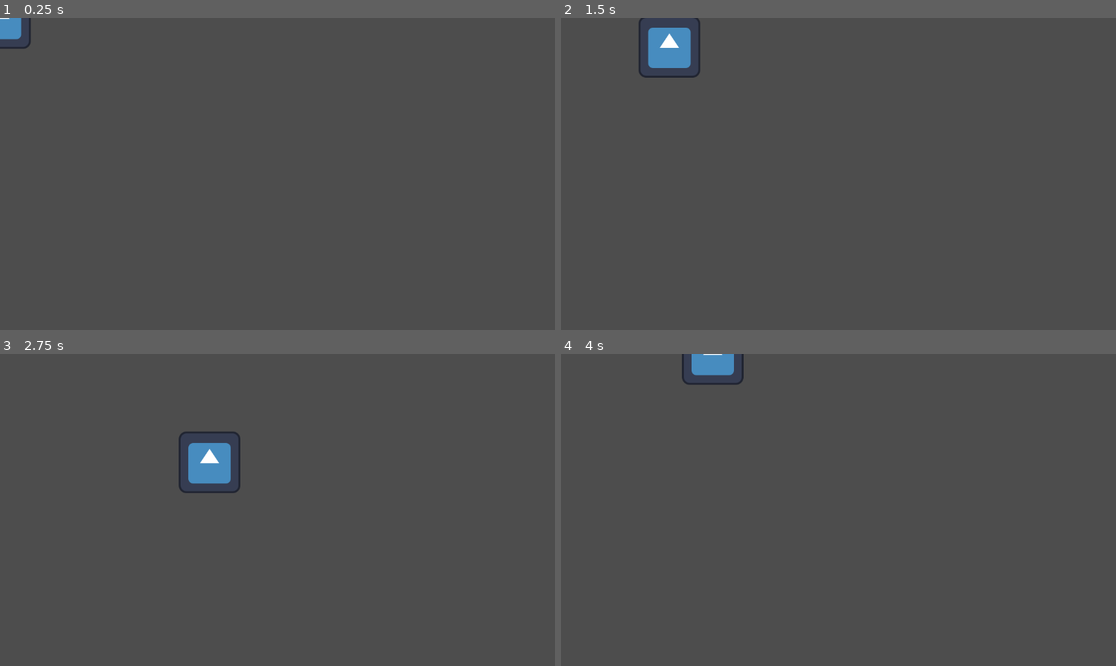
Above: before the commit, frames 1-4 (two rows, left to right).
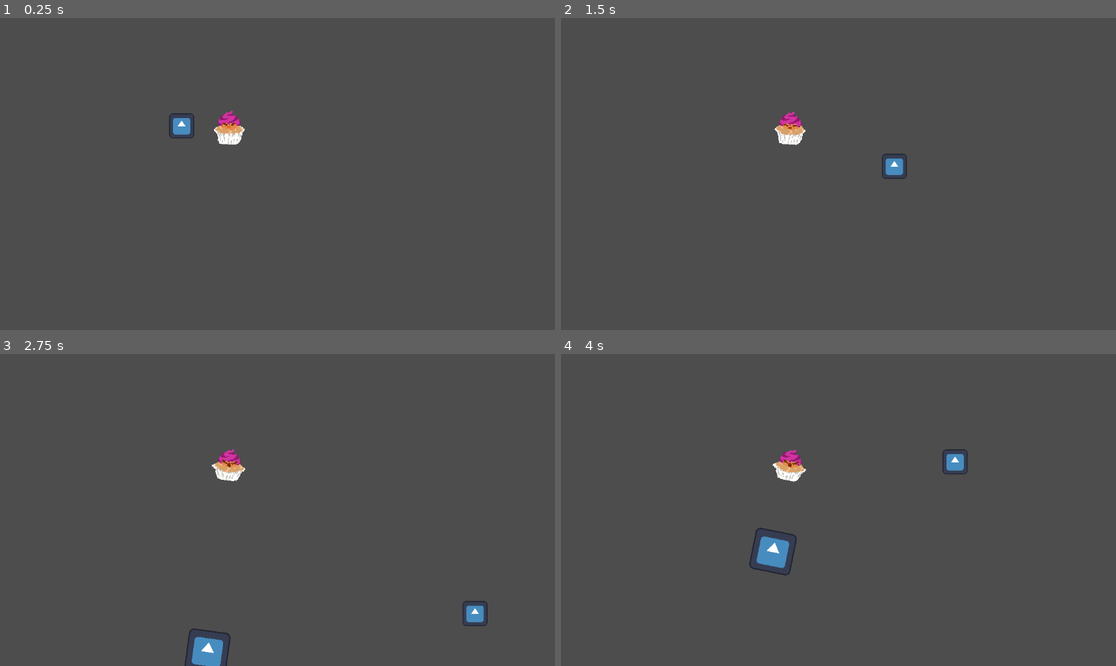
Above: after the commit, the same moments.

Repository: eevicteen/godot-projects
Game: Godot game, scene res://main.tscn
Same seed, same stepped clock (60 frames per second), same inputs: the game is played once before the commit and once after it. Before the commit the project starts from res://player.tscn. The engine's default icon, where the game draws it, is replaced by a stand-in: a white triangle on a blue panel in a dark square.
Inputs:
- Up to frame 1 (0.25 s): no input
- Up to frame 2 (1.5 s): tap Enter at 0.5 s; hold Right (ui_right) 0.53-1.28 s; hold Down (ui_down) from 1.28 s (still down)
- Up to frame 3 (2.75 s): release Down (ui_down) at 2.03 s; hold Right (ui_right) from 2.03 s (still down)
- Up to frame 4 (4 s): release Right (ui_right) at 2.78 s; hold Up (ui_up) 2.78-3.53 s; hold Left (ui_left) from 3.53 s (still down)

The runs differ from the first frame. In frame 1, 1.0% of the frame differs, in the area x 0-45%, y 0-41%; in frame 2, 1.8%; in frame 3, 2.2%, in the area x 32-88%, y 24-100%; in frame 4, 1.9%.

Commit message:
implemented bullet physics and instantiation under cupcake mob

Diff:
--- /dev/null
+++ b/schmup/bullet.gd
@@ -0,0 +1,21 @@
+extends Area2D
+
+var dir: float
+var spawn_pos: Vector2
+var spawn_rot: float
+var type: String
+const SPEED:= 400
+# Called when the node enters the scene tree for the first time.
+func _ready() -> void:
+	global_position = spawn_pos
+	global_rotation = spawn_rot
+	$AnimatedSprite2D.animation = type
+
+
+# Called every frame. 'delta' is the elapsed time since the previous frame.
+func _process(delta: float) -> void:
+	global_position += Vector2(0,SPEED).rotated(dir)*delta
+
+
+func _on_visible_on_screen_notifier_2d_screen_exited() -> void:
+	queue_free()
--- /dev/null
+++ b/schmup/bullet.tscn
@@ -0,0 +1,33 @@
+[gd_scene load_steps=5 format=3 uid="uid://ksq2wxcbudps"]
+
+[ext_resource type="Script" uid="uid://dy30qtw23a8c8" path="res://bullet.gd" id="1_v8qja"]
+[ext_resource type="Texture2D" uid="uid://dbitoa5t1exm0" path="res://icon.svg" id="1_xy1m7"]
+
+[sub_resource type="SpriteFrames" id="SpriteFrames_t4vbm"]
+animations = [{
+"frames": [{
+"duration": 1.0,
+"texture": ExtResource("1_xy1m7")
+}],
+"loop": true,
+"name": &"cupcake_bullet",
+"speed": 5.0
+}]
+
+[sub_resource type="RectangleShape2D" id="RectangleShape2D_xy1m7"]
+size = Vector2(58, 58)
+
+[node name="Bullet" type="Area2D"]
+script = ExtResource("1_v8qja")
+
+[node name="AnimatedSprite2D" type="AnimatedSprite2D" parent="."]
+scale = Vector2(0.46, 0.46)
+sprite_frames = SubResource("SpriteFrames_t4vbm")
+animation = &"cupcake_bullet"
+
+[node name="CollisionShape2D" type="CollisionShape2D" parent="."]
+shape = SubResource("RectangleShape2D_xy1m7")
+
+[node name="VisibleOnScreenNotifier2D" type="VisibleOnScreenNotifier2D" parent="."]
+
+[connection signal="screen_exited" from="VisibleOnScreenNotifier2D" to="." method="_on_visible_on_screen_notifier_2d_screen_exited"]
--- /dev/null
+++ b/schmup/cupcake_evil.gd
@@ -0,0 +1,26 @@
+extends Area2D
+
+@onready var bullet = load("res://bullet.tscn")
+@onready var main = get_node(".")
+
+# Called when the node enters the scene tree for the first time.
+func _ready() -> void:
+	$ShootTimer.start()
+
+# Called every frame. 'delta' is the elapsed time since the previous frame.
+func _process(delta: float) -> void:
+	global_rotation += 0.05*delta
+
+func _on_shoot_timer_timeout() -> void:
+	$AnimatedSprite2D.animation = "shoot"
+	$AnimatedSprite2D.play()
+
+
+func _on_animated_sprite_2d_animation_finished() -> void:
+	var cupcake_bullet = bullet.instantiate()
+	cupcake_bullet.dir = rotation
+	cupcake_bullet.spawn_pos = global_position
+	cupcake_bullet.spawn_rot = global_rotation
+	cupcake_bullet.type = "cupcake_bullet"
+	main.add_child(cupcake_bullet)
+	$ShootTimer.start()
--- /dev/null
+++ b/schmup/cupcake_evil.tscn
@@ -0,0 +1,65 @@
+[gd_scene load_steps=8 format=3 uid="uid://m607jsth10g6"]
+
+[ext_resource type="Script" uid="uid://dimwoirbct7s2" path="res://cupcake_evil.gd" id="1_sma8k"]
+[ext_resource type="Texture2D" uid="uid://ducuudpjmv500" path="res://assets/cupcake evil/cupcake evil1.png" id="1_vqped"]
+[ext_resource type="Texture2D" uid="uid://cjey8cfqrdjj5" path="res://assets/cupcake evil/cupcake evil2.png" id="2_sma8k"]
+[ext_resource type="Texture2D" uid="uid://b0xbqjvohcjc" path="res://assets/cupcake evil/cupcake evil3.png" id="3_a2fro"]
+[ext_resource type="PackedScene" uid="uid://ksq2wxcbudps" path="res://bullet.tscn" id="7_a2fro"]
+
+[sub_resource type="SpriteFrames" id="SpriteFrames_6e1rf"]
+animations = [{
+"frames": [],
+"loop": true,
+"name": &"new_animation",
+"speed": 5.0
+}, {
+"frames": [{
+"duration": 1.0,
+"texture": ExtResource("1_vqped")
+}, {
+"duration": 1.0,
+"texture": ExtResource("2_sma8k")
+}, {
+"duration": 0.3,
+"texture": ExtResource("3_a2fro")
+}],
+"loop": false,
+"name": &"shoot",
+"speed": 3.0
+}, {
+"frames": [{
+"duration": 1.0,
+"texture": ExtResource("1_vqped")
+}],
+"loop": true,
+"name": &"still",
+"speed": 5.0
+}]
+
+[sub_resource type="CircleShape2D" id="CircleShape2D_fn85y"]
+radius = 21.0
+
+[node name="MobCupcake" type="Area2D"]
+scale = Vector2(1.48, 1.48)
+script = ExtResource("1_sma8k")
+metadata/_edit_group_ = true
+
+[node name="AnimatedSprite2D" type="AnimatedSprite2D" parent="."]
+sprite_frames = SubResource("SpriteFrames_6e1rf")
+animation = &"shoot"
+
+[node name="CollisionShape2D" type="CollisionShape2D" parent="."]
+position = Vector2(1, 2)
+shape = SubResource("CircleShape2D_fn85y")
+
+[node name="ShootTimer" type="Timer" parent="."]
+one_shot = true
+
+[node name="Bullet" parent="." instance=ExtResource("7_a2fro")]
+
+[node name="ShootStartupTimer" type="Timer" parent="."]
+wait_time = 0.147
+one_shot = true
+
+[connection signal="animation_finished" from="AnimatedSprite2D" to="." method="_on_animated_sprite_2d_animation_finished"]
+[connection signal="timeout" from="ShootTimer" to="." method="_on_shoot_timer_timeout"]
--- a/schmup/main.tscn
+++ b/schmup/main.tscn
@@ -1,8 +1,13 @@
-[gd_scene load_steps=2 format=3 uid="uid://dt152jx7ex0p6"]
+[gd_scene load_steps=3 format=3 uid="uid://dt152jx7ex0p6"]
 
 [ext_resource type="PackedScene" uid="uid://cm0o0rcojinev" path="res://player.tscn" id="1_ig7tw"]
+[ext_resource type="PackedScene" uid="uid://m607jsth10g6" path="res://cupcake_evil.tscn" id="2_0xm2m"]
 
 [node name="Main" type="Node2D"]
 
 [node name="Player" parent="." instance=ExtResource("1_ig7tw")]
-scale = Vector2(0.605, 0.605)
+position = Vector2(377, 224)
+scale = Vector2(0.4, 0.4)
+
+[node name="MobCupcake" parent="." instance=ExtResource("2_0xm2m")]
+position = Vector2(475, 227)
--- a/schmup/player.gd
+++ b/schmup/player.gd
@@ -1,6 +1,6 @@
 extends Area2D
 
-const SPEED = 300
+const SPEED = 420
 
 var screen_size
 
--- a/schmup/player.tscn
+++ b/schmup/player.tscn
@@ -20,6 +20,7 @@
 [node name="Player" type="Area2D"]
 script = ExtResource("1_onrkg")
 metadata/_edit_lock_ = true
+metadata/_edit_group_ = true
 
 [node name="CollisionShape2D" type="CollisionShape2D" parent="."]
 position = Vector2(0.5, -0.5)
--- a/schmup/project.godot
+++ b/schmup/project.godot
@@ -11,6 +11,10 @@
 [application]
 
 config/name="schmup"
-run/main_scene="uid://cm0o0rcojinev"
+run/main_scene="uid://dt152jx7ex0p6"
 config/features=PackedStringArray("4.4", "Forward Plus")
 config/icon="res://icon.svg"
+
+[rendering]
+
+textures/canvas_textures/default_texture_filter=0
Binary file added: schmup/assets/cupcake evil/cupcake evil1.png
Not shown, added: schmup/assets/cupcake evil/cupcake evil1.png.import
Binary file added: schmup/assets/cupcake evil/cupcake evil2.png
Not shown, added: schmup/assets/cupcake evil/cupcake evil2.png.import
Binary file added: schmup/assets/cupcake evil/cupcake evil3.png
Not shown, added: schmup/assets/cupcake evil/cupcake evil3.png.import
Binary file added: schmup/assets/cupcake evil/cupcake evil4.png
Not shown, added: schmup/assets/cupcake evil/cupcake evil4.png.import
Binary file added: schmup/assets/cupcake evil/cupcake evil5.png
Not shown, added: schmup/assets/cupcake evil/cupcake evil5.png.import
Not shown, added: schmup/bullet.gd.uid
Binary file added: schmup/cupcake evil1.png
(and 2 more such lines)
